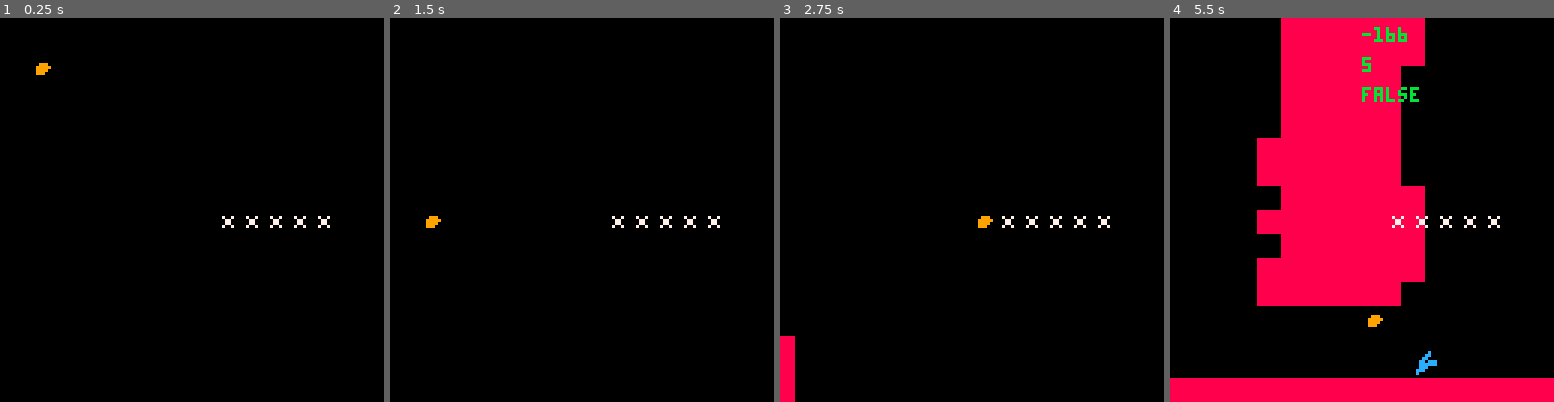
Above: before the commit, frames 1-4 (left to right).
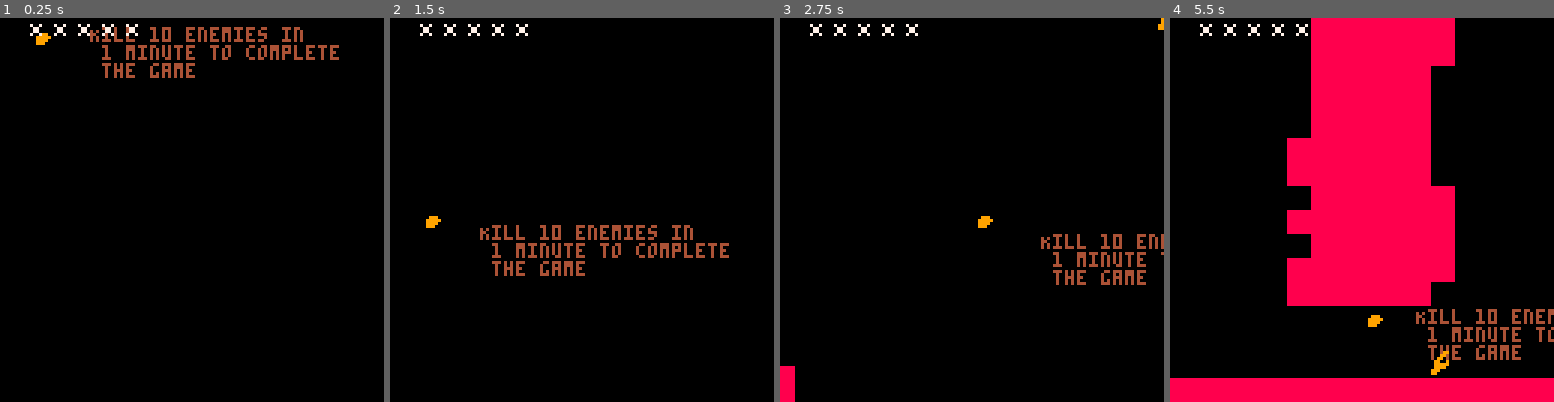
Above: after the commit, the same moments.

Repository: pratik2709/anotherPlatformer
Game: PICO-8 cartridge player.p8
Same seed, same stepped clock (60 frames per second), same inputs: the game is played once before the commit and once after it.
Inputs:
- Up to frame 1 (0.25 s): no input
- Up to frame 2 (1.5 s): tap X (X key) at 0.33, 1.07 s; tap O (Z key) at 0.7 s
- Up to frame 3 (2.75 s): hold Right 1.6-2.1 s; tap O (Z key) at 1.7, 2.1, 2.5 s; tap X (X key) at 1.85 s; hold Up 2.15-2.42 s; hold Right from 2.47 s (still down)
- Up to frame 4 (5.5 s): tap O (Z key) every 0.4 s from 2.9 to 5.3 s; tap X (X key) at 2.97, 4.08, 5.2 s; release Right at 3.03 s; hold Left 3.08-3.58 s; hold Down 3.63-3.97 s; hold Right 4.02-4.68 s; hold Up 4.73-5.03 s; hold Left from 5.08 s (still down)

The runs differ from the first frame. In frame 1, 2.9% of the frame differs, in the area x 7-89%, y 1-55%; in frame 2, 2.7%; in frame 3, 2.1%; in frame 4, 14%, in the area x 7-100%, y 0-93%.

Commit message:
added code for player bullets

Diff:
--- a/player.p8
+++ b/player.p8
@@ -10,12 +10,11 @@
 player = {}
 baddie={}
 baddies = {}
+player_bullets={}
 cam = {}
 function draw_debug()
  -- do something
- print(player1.invuln,player1:getx(),(player1.y-mapheight)-10,11)
- print(player_lives,player1:getx(),(player1.y-mapheight)-20,11)
- print(player1.invtimer,player1:getx(),(player1.y-mapheight)-30,11)
+
 end
 
 function cam:new(mapwidth, mapheight)
@@ -57,7 +56,7 @@
   mapwidth = 128
   mapheight = 64
   mycam = cam:new(mapwidth, mapheight)
-  player1 = player:new(10,10)
+  player1 = player:new(10,0)
   initialize_shooter()
 end
 
@@ -86,6 +85,7 @@
 	o.isfaceright=false
 	o.bounce=true --do we turn around at a wall?
 	o.bad=true
+  o.box={x1=0,y1=0,x2=7,y2=7}
 	return o
 
 end
@@ -349,7 +349,7 @@
   if btn(1) then ship.x+=1 end
   if btn(2) then ship.y-=1 end
   if btn(3) then ship.y+=1 end
-  if btnp(4) then fire() end
+  if btnp(5) then fire() end
 end
 
 function explode(x,y)
@@ -400,10 +400,18 @@
   end
 end
 
+function initial_splash_screen()
+  if not player1.standing then
+    print("Kill 10 enemies in \n 1 minute to complete \n the game",
+       player1:getx() + 20, player1.y,4)
+   end
+end
+
 
 function _draw()
  cls()
  if globals.level==1 then
+   initial_splash_screen()
    mycam:followplayer(player1:getx(), player1.y)
    player1:draw()
    map(0,0,0,0,128,128)
@@ -496,7 +504,7 @@
 
 function player:drawlives()
 	for i=1, player_lives do
-		spr(0,mycam.x+64+(i)*8,mycam.y+64)
+		spr(0,mycam.x+(i*8),mycam.y)
 	end
 end
 
@@ -611,6 +619,24 @@
  return self.y
 end
 
+function fire_player_bullet(isright)
+  local dir = 3
+  if not isright then
+    dir = -3
+  end
+  local bullet = {
+    sprite_number=6,
+    x=player1.x,
+    y=player1.y,
+    w=8,
+    h=8,
+    dx=dir,
+    dy=0,
+    box={x1=2,y1=0,x2=5,y2=4}
+  }
+  add(player_bullets,bullet)
+end
+
 
 function player:move()
  --storing start and end locations
@@ -658,6 +684,9 @@
 
    if not btn(0) and not btn(1) then
      self.dx*=.88
+   end
+   if btn(5) then
+     fire_player_bullet(self.isfacingright)
    end
  else
    if btn(0) then
@@ -704,6 +733,10 @@
    self.flash=false
  end
 
+ for player_bullet in all(player_bullets) do
+  spr(player_bullet.sprite_number,player_bullet.x,player_bullet.y)
+ end
+
 end
 
 function player:actorenemycollision(actor)
@@ -718,6 +751,20 @@
  self.invtimer-=1
  if self.invtimer <= 0 then
   self.invuln = false
+ end
+
+ for player_bullet in all(player_bullets) do
+   player_bullet.x += player_bullet.dx
+   player_bullet.y += player_bullet.dy
+   if collide(player_bullet, sgn(player_bullet.dx),0) then
+     del(player_bullets,player_bullets)
+   end
+   for baddie in all(baddies) do
+     if shooter_collision(baddie, player_bullet) then
+       del(baddies, baddie)
+       -- explode(enemy.x, enemy.y)
+     end
+   end
  end
 end
 
@@ -906,7 +953,7 @@
 00000000000000000000000000000000000000000000000000000000000000000000000020202020000000000000000000000000000000000000000000000000
 10101010101010101020202020000020202020202020202020202020200000002000000000000000000000000000000000000000000000000000000000000000
 00000000000000000000000000000000000000000000000000000000000000000000000000001010100000000000000000000000000000000000000000101010
-10101010101010101010101010101010101010101010101010101010101010101010101010101010101010101010101010101010101010101010101010101010
+10101010101010101010101010101010101010101010101010101010101010101010301010101010101010101010101010101010101010101010101010101010
 10101010101010101010301010101010101010101010101010101010101010101010101010101010101010101010101010101010101010101010101010101010
 
 
